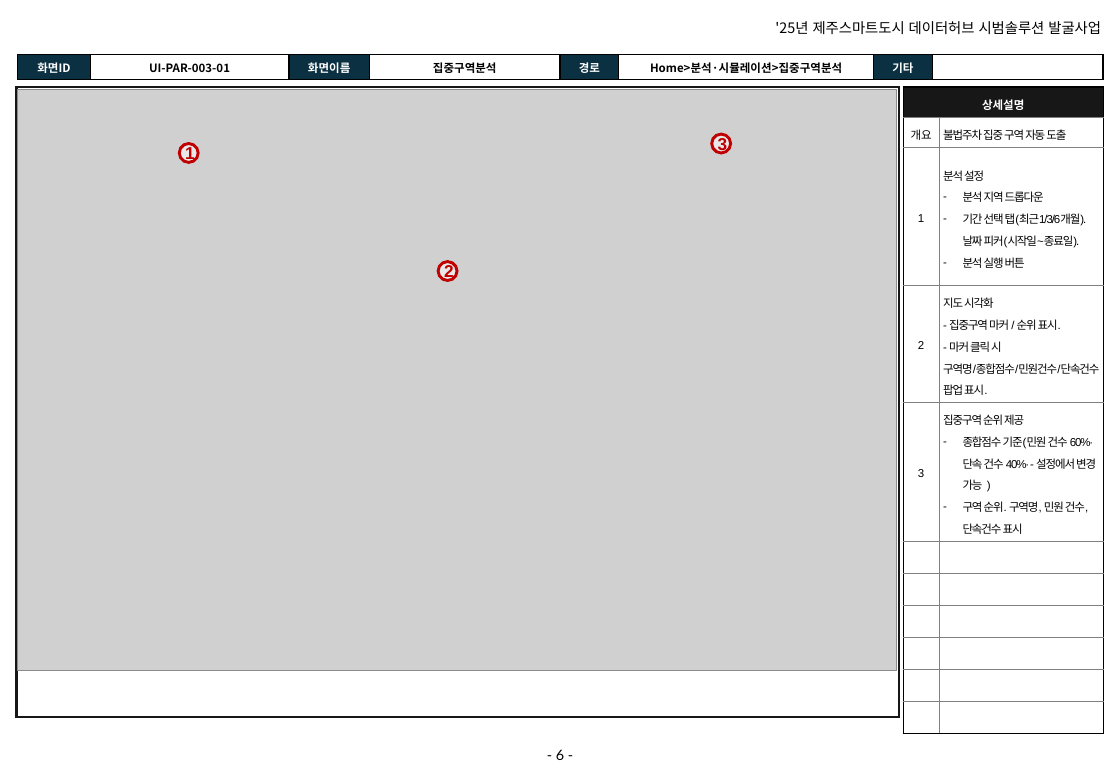
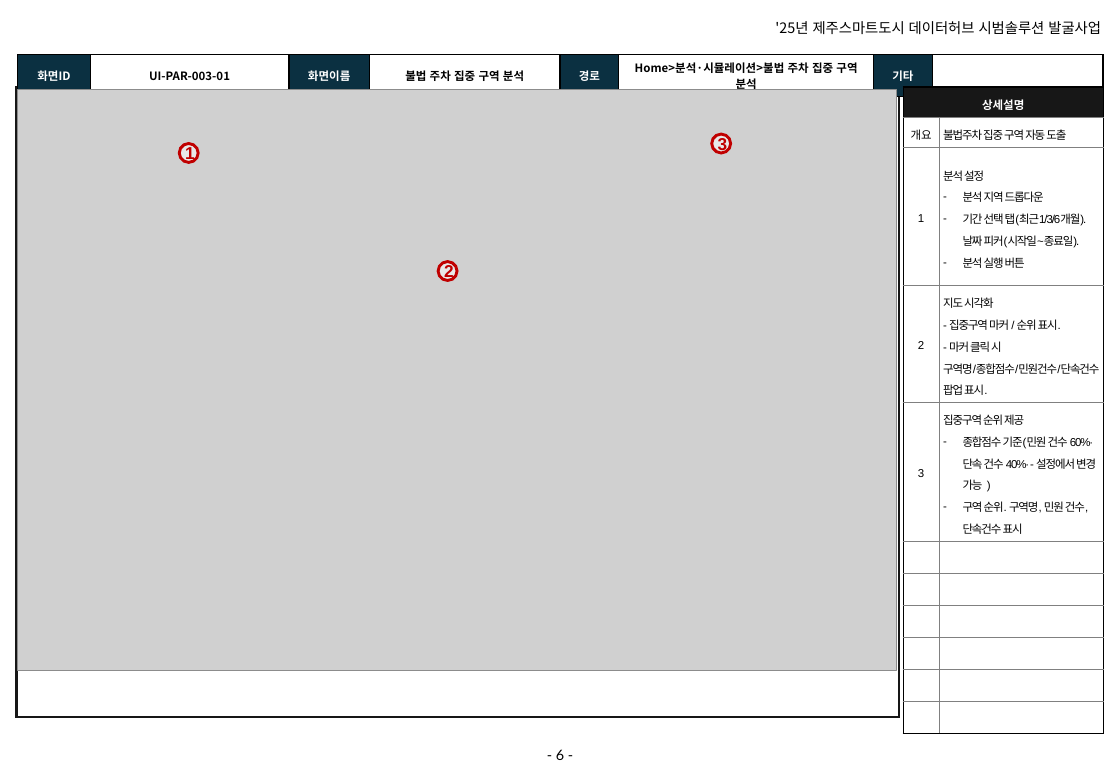
Before and after one commit to innopamSolution/jeju-datahub, a slide deck: slide 6 of Audit/JJ_PD_IP_D04_화면설계서_v1.5_이노팸.pptx. Drawn at 1120x775 pixels with LibreOffice and Linux fonts; fonts in the diff are those of the drawing; grey boxes stand for pictures; background and template pictures are left out. Boxes give left, top, right and bottom in pixels: in the first picture for what was removed or moved away, otherwise in the second. Text is boxed around its words. In the diff, an @@ line names an element or a change of style, - is before the commit and + after.

```diff
--- a/Audit/JJ_PD_IP_D04_화면설계서_v1.5_이노팸.pptx
+++ b/Audit/JJ_PD_IP_D04_화면설계서_v1.5_이노팸.pptx
@@ table at [18, 55, 1102, 94] @@
-row 1, column 4: 집중구역분석
+row 1, column 4: 불법 주차 집중 구역 분석
-row 1, column 6: Home>분석·시뮬레이션>집중구역분석
+row 1, column 6: Home>분석·시뮬레이션>불법 주차 집중 구역 분석
```
Also in this commit, not shown: 4 other slides changed, 1 other file.
